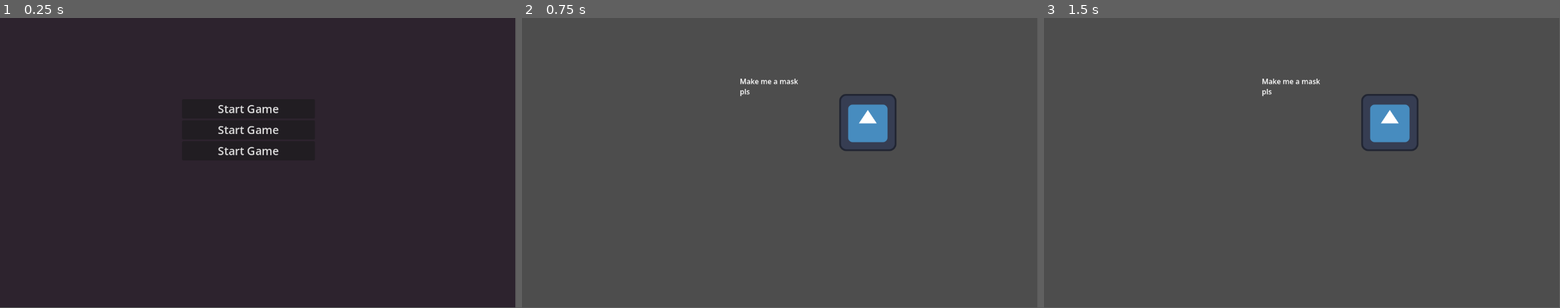
Above: before the commit, frames 1-3 (left to right).
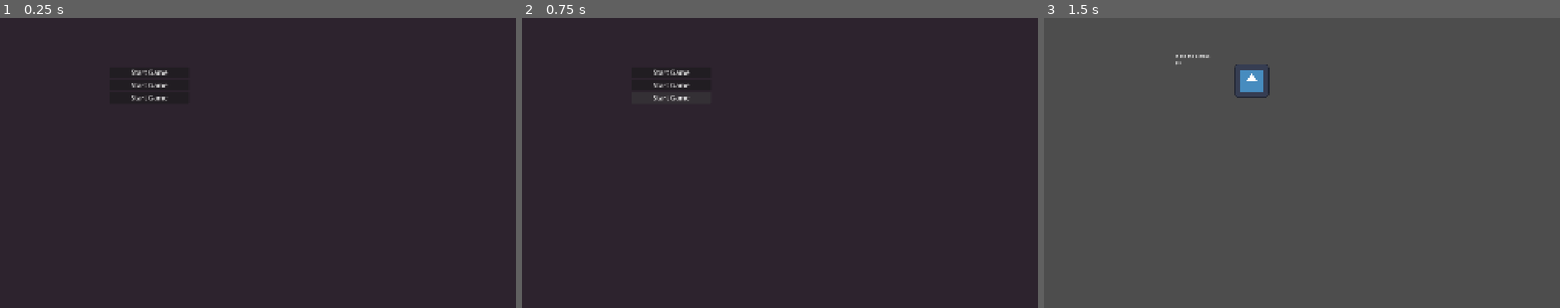
Above: after the commit, the same moments.

Repository: voicu-bogdan/GGJ-Game
Game: Godot game, scene res://Scenes/main_menu.tscn
Same seed, same stepped clock (60 frames per second), same inputs: the game is played once before the commit and once after it. The engine's default icon, where the game draws it, is replaced by a stand-in: a white triangle on a blue panel in a dark square.
Inputs (mouse positions are in pixels of both pictures, inside the frame that each line leads up to):
- Up to frame 1 (0.25 s): no input
- Up to frame 2 (0.75 s): click "Start Game" at 0.5 s
- Up to frame 3 (1.5 s): click (1193, 73) at 1.25 s, where only the run after the commit has a clickable "Start Game"
In our replay, the window is 799x449 before the commit and 800x450 after it. These sizes can differ from the game's own. Grey fills any space a smaller window leaves; there, only what the larger window draws over its background counts as a difference.

The runs differ from the first frame. In frame 1, 0.7% of the frame differs, in the area x 25-54%, y 17-48%; in frame 2, 99%, in the area x 0-100%, y 0-100%; in frame 3, 1.9%.

Commit message:
working on painting mechanic

Diff:
--- /dev/null
+++ b/Scenes/mask.gd
@@ -0,0 +1,43 @@
+extends Sprite2D
+#@onready var Sprite = get_node("Sprite2D")
+#var isBeingPressed = false
+
+@export var img_size := Vector2i(1000, 1000)
+@export var paint_color := Color.RED
+@export var brush_size := 10
+
+var img : Image
+
+
+# Called when the node enters the scene tree for the first time.
+func _ready() -> void:
+	img = Image.create_empty(img_size.x, img_size.y, false, Image.FORMAT_RGBA8)
+	img.fill(Color.WHITE)
+	texture = ImageTexture.create_from_image(img)
+
+
+func _paint_tex(pos) ->void:
+	img.fill_rect(Rect2i(pos, Vector2i(1, 1)).grow(brush_size), paint_color)
+
+# Called every frame. 'delta' is the elapsed time since the previous frame.
+func _process(delta: float) -> void:
+	pass
+
+func _input(event: InputEvent) -> void:
+	if event is InputEventMouseButton:
+		if event.pressed and event.is_echo() == false:
+			if event.button_index == MOUSE_BUTTON_LEFT:
+				var lpos = to_local(event.position)
+				var impos = lpos-offset+get_rect().size/2.0
+				_paint_tex(impos)
+				texture.update(img)
+			if event.button_index == MOUSE_BUTTON_RIGHT:
+				var lpos = to_local(event.position)
+				var impos = lpos-offset+get_rect().size/2.0
+				paint_color = img.get_pixelv(impos)
+	if event is InputEventMouseMotion:
+		if event.button_mask == MOUSE_BUTTON_LEFT:
+			var lpos = to_local(event.position)
+			var impos = lpos-offset+get_rect().size/2.0
+			_paint_tex(impos)
+			texture.update(img)
--- a/Scenes/mask.tscn
+++ b/Scenes/mask.tscn
@@ -1,3 +1,9 @@
 [gd_scene format=3 uid="uid://csxkfs5oj5bht"]
 
-[node name="Mask" type="Node2D" unique_id=879045789]
+[ext_resource type="Texture2D" uid="uid://bi2mja7nbtft" path="res://Assets/Drawing/masca(1).png" id="1_daowh"]
+[ext_resource type="Script" uid="uid://sh302q652c7b" path="res://Scenes/mask.gd" id="1_nr6xi"]
+
+[node name="Mask" type="Sprite2D" unique_id=1274813759]
+texture = ExtResource("1_daowh")
+script = ExtResource("1_nr6xi")
+img_size = Vector2i(1000, 0)
--- /dev/null
+++ b/Scenes/painting_desk.gd
@@ -0,0 +1,31 @@
+extends Node
+
+@onready var canvas = $Mask
+
+# Called when the node enters the scene tree for the first time.
+func _ready() -> void:
+	pass
+
+# Called every frame. 'delta' is the elapsed time since the previous frame.
+func _process(delta: float) -> void:
+	pass
+
+
+func _on_color_rect_focus_entered() -> void:
+	canvas.paint_color = Color.RED
+
+
+func _on_color_rect_2_focus_entered() -> void:
+	canvas.paint_color = Color.GREEN
+
+
+func _on_color_rect_3_focus_entered() -> void:
+	canvas.paint_color = Color.BLUE
+
+
+func _on_color_rect_4_focus_entered() -> void:
+	canvas.paint_color = Color.WHITE
+
+
+func _on_h_slider_drag_ended(value_changed: bool) -> void:
+	canvas.brush_size = $Panel/HSlider.value
--- /dev/null
+++ b/Scenes/painting_desk.tscn
@@ -0,0 +1,81 @@
+[gd_scene format=3 uid="uid://c16w4dx2d3i4v"]
+
+[ext_resource type="PackedScene" uid="uid://csxkfs5oj5bht" path="res://Scenes/mask.tscn" id="1_lfecr"]
+[ext_resource type="Script" uid="uid://c67niov2fq5f" path="res://Scenes/painting_desk.gd" id="1_vdj41"]
+
+[node name="PaintingDesk" type="Node" unique_id=1122379304]
+script = ExtResource("1_vdj41")
+
+[node name="ColorRect" type="ColorRect" parent="." unique_id=373656072]
+anchors_preset = 15
+anchor_right = 1.0
+anchor_bottom = 1.0
+grow_horizontal = 2
+grow_vertical = 2
+color = Color(0.47383606, 0.3476133, 2.8878452e-07, 1)
+
+[node name="Mask" parent="." unique_id=1274813759 instance=ExtResource("1_lfecr")]
+position = Vector2(2979, 810)
+
+[node name="Panel" type="Panel" parent="." unique_id=1415249157]
+anchors_preset = 1
+anchor_left = 1.0
+anchor_right = 1.0
+offset_left = -240.0
+offset_bottom = 333.0
+grow_horizontal = 0
+
+[node name="HSlider" type="HSlider" parent="Panel" unique_id=1018214840]
+layout_mode = 1
+anchors_preset = 10
+anchor_right = 1.0
+offset_top = 42.0
+offset_bottom = 84.0
+grow_horizontal = 2
+value = 10.0
+
+[node name="Label" type="Label" parent="Panel/HSlider" unique_id=739352695]
+layout_mode = 1
+offset_top = -42.0
+offset_right = 149.0
+theme_override_font_sizes/font_size = 30
+text = "Brush Size"
+
+[node name="GridContainer" type="GridContainer" parent="Panel" unique_id=495118764]
+layout_mode = 0
+offset_top = 84.0
+offset_right = 240.0
+offset_bottom = 333.0
+
+[node name="ColorRect" type="ColorRect" parent="Panel/GridContainer" unique_id=1218479556]
+layout_mode = 2
+size_flags_horizontal = 3
+size_flags_vertical = 3
+focus_mode = 1
+color = Color(1, 0, 0, 1)
+
+[node name="ColorRect2" type="ColorRect" parent="Panel/GridContainer" unique_id=1703086769]
+layout_mode = 2
+size_flags_horizontal = 3
+size_flags_vertical = 3
+focus_mode = 1
+color = Color(0, 1, 0, 1)
+
+[node name="ColorRect3" type="ColorRect" parent="Panel/GridContainer" unique_id=367769855]
+layout_mode = 2
+size_flags_horizontal = 3
+size_flags_vertical = 3
+focus_mode = 1
+color = Color(0, 0, 1, 1)
+
+[node name="ColorRect4" type="ColorRect" parent="Panel/GridContainer" unique_id=874668952]
+layout_mode = 2
+size_flags_horizontal = 3
+size_flags_vertical = 3
+focus_mode = 1
+
+[connection signal="drag_ended" from="Panel/HSlider" to="." method="_on_h_slider_drag_ended"]
+[connection signal="focus_entered" from="Panel/GridContainer/ColorRect" to="." method="_on_color_rect_focus_entered"]
+[connection signal="focus_entered" from="Panel/GridContainer/ColorRect2" to="." method="_on_color_rect_2_focus_entered"]
+[connection signal="focus_entered" from="Panel/GridContainer/ColorRect3" to="." method="_on_color_rect_3_focus_entered"]
+[connection signal="focus_entered" from="Panel/GridContainer/ColorRect4" to="." method="_on_color_rect_4_focus_entered"]
--- a/project.godot
+++ b/project.godot
@@ -15,6 +15,12 @@
 config/features=PackedStringArray("4.6", "GL Compatibility")
 config/icon="res://icon.svg"
 
+[display]
+
+window/size/viewport_width=1920
+window/size/viewport_height=1080
+window/stretch/mode="canvas_items"
+
 [physics]
 
 3d/physics_engine="Jolt Physics"
Binary file added: Assets/Drawing/masca(1).png
Not shown, added: Assets/Drawing/masca(1).png.import
Binary file added: Assets/Drawing/paint.png
Not shown, added: Assets/Drawing/paint.png.import
Not shown, added: Scenes/mask.gd.uid
Not shown, added: Scenes/painting_desk.gd.uid
